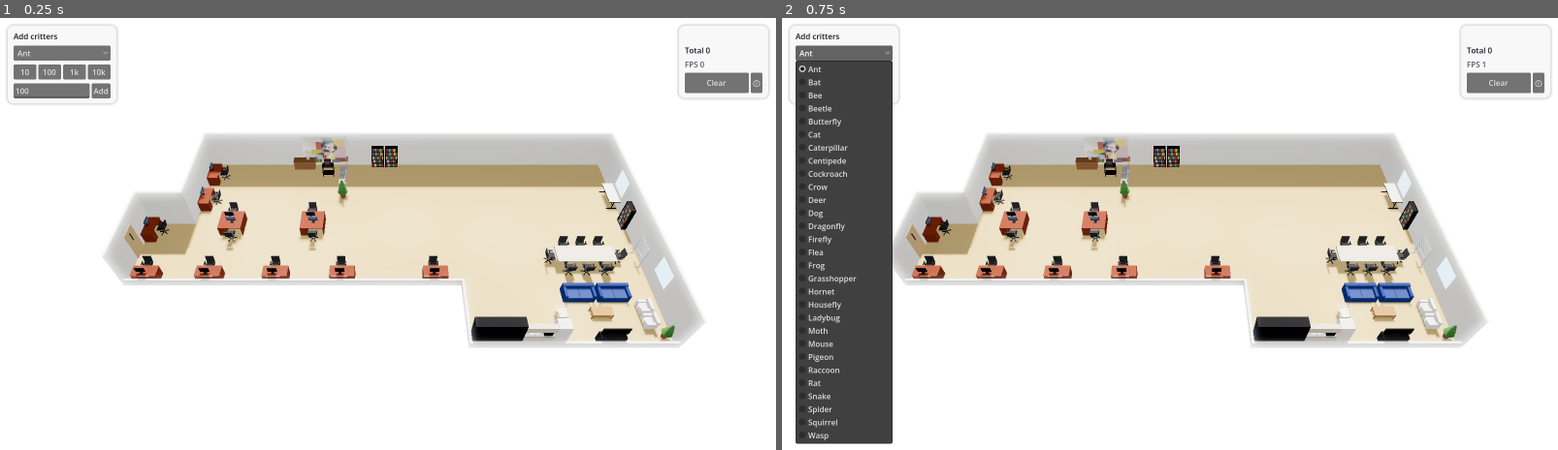
Above: before the commit, frames 1-2 (left to right).
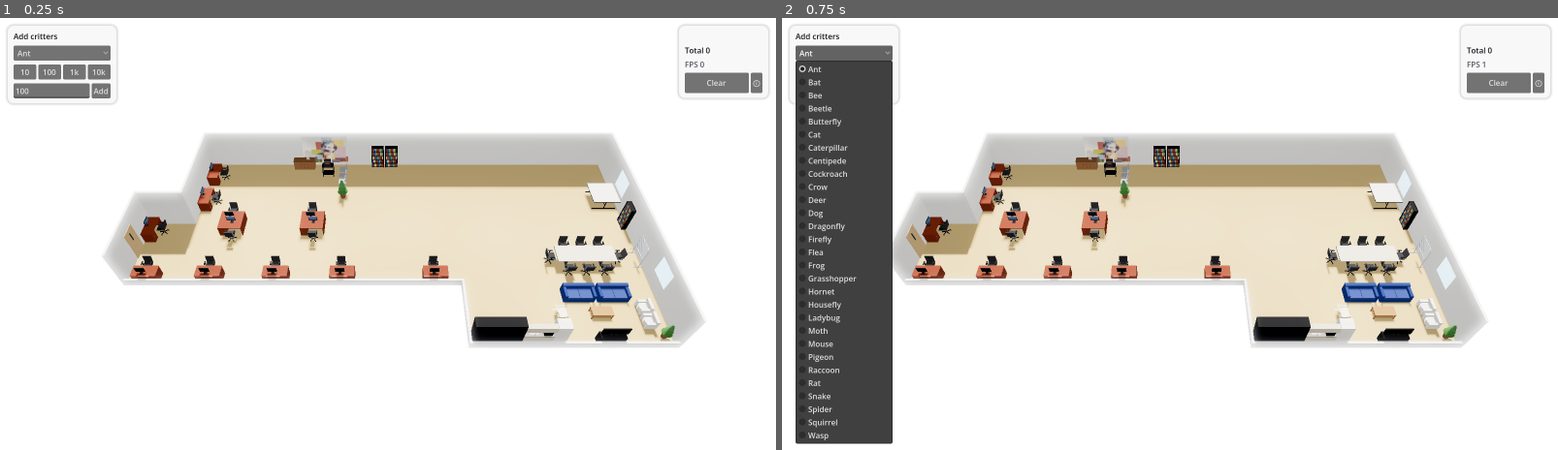
Above: after the commit, the same moments.

Repository: wasianp0wer/bugs-in-my-chnm-its-more-likely-than-you-think
Game: Godot game, scene res://scenes/main.tscn
Same seed, same stepped clock (60 frames per second), same inputs: the game is played once before the commit and once after it.
Inputs:
- Up to frame 1 (0.25 s): no input
- Up to frame 2 (0.75 s): click "Ant" at 0.5 s

The runs differ from the first frame. In frame 1, 0.2% of the frame differs, in the area x 75-80%, y 38-45%; in frame 2, 0.2%.

Commit message:
feat(furniture): square table under the top-right window (1.8 x 1.8 m)
Co-Authored-By: Claude Opus 5.5 <noreply@anthropic.com>

Diff:
--- a/sim/data/furniture_layout.json
+++ b/sim/data/furniture_layout.json
@@ -21,7 +21,7 @@
   {"type": "task_chair", "pos": [25.8, 9.0], "rot": 90, "size": [0.65, 0.65, 1.0]},
   {"type": "task_chair", "pos": [30.0, 9.0], "rot": 270, "size": [0.65, 0.65, 1.0]},
   {"type": "whiteboard", "pos": [31.2, 9.0], "rot": 270, "size": [1.2, 0.55, 1.8]},
-  {"type": "group_table", "pos": [31.105, 3.7], "rot": 90, "size": [1.8, 0.75, 0.75]},
+  {"type": "group_table", "pos": [30.58, 3.7], "rot": 90, "size": [1.8, 1.8, 0.75]},
   {"type": "bookcase", "pos": [31.33, 6.0], "rot": 270, "size": [0.9, 0.3, 1.8]},
   {"type": "credenza", "pos": [9.6, 0.3], "rot": 0, "size": [1.5, 0.5, 0.75]},
   {"type": "owl_lamp", "pos": [9.9, 0.3], "rot": 0, "size": [0.4, 0.4, 0.75]},
--- a/sim/tests/furniture/test_furniture.gd
+++ b/sim/tests/furniture/test_furniture.gd
@@ -397,7 +397,8 @@
 			continue
 		found = true
 		assert_almost_eq(r.end.x, 31.5, 0.1, "east face on the east wall")
-		assert_gt(r.size.y, r.size.x, "long axis along z")
+		assert_almost_eq(r.size.x, 1.8, EPS, "square table: 1.8 m deep")
+		assert_almost_eq(r.size.y, 1.8, EPS, "square table: 1.8 m along the wall")
 		var top := 0.0
 		for b in FurnitureFactory.collision_boxes(t):
 			top = maxf(top, b.end.y)
